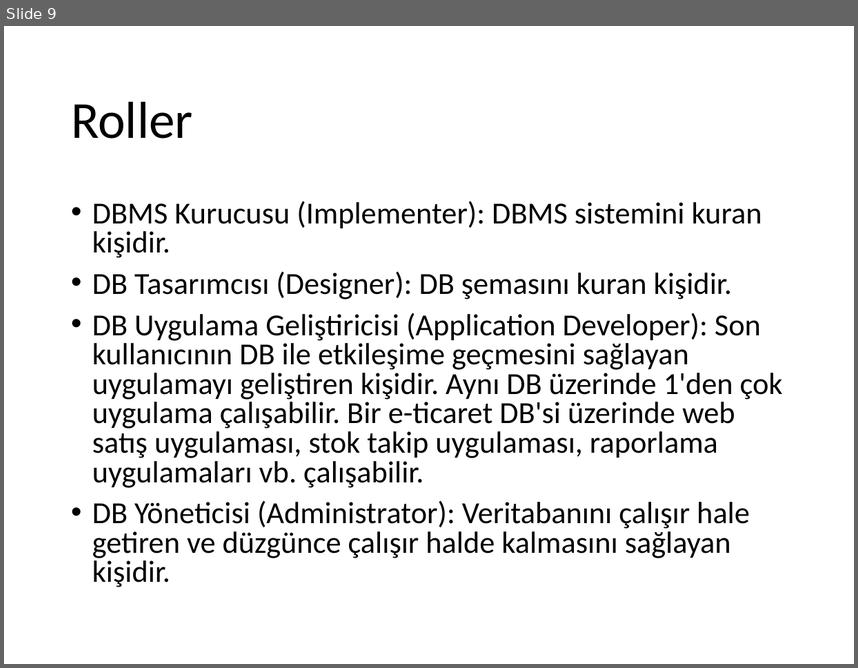
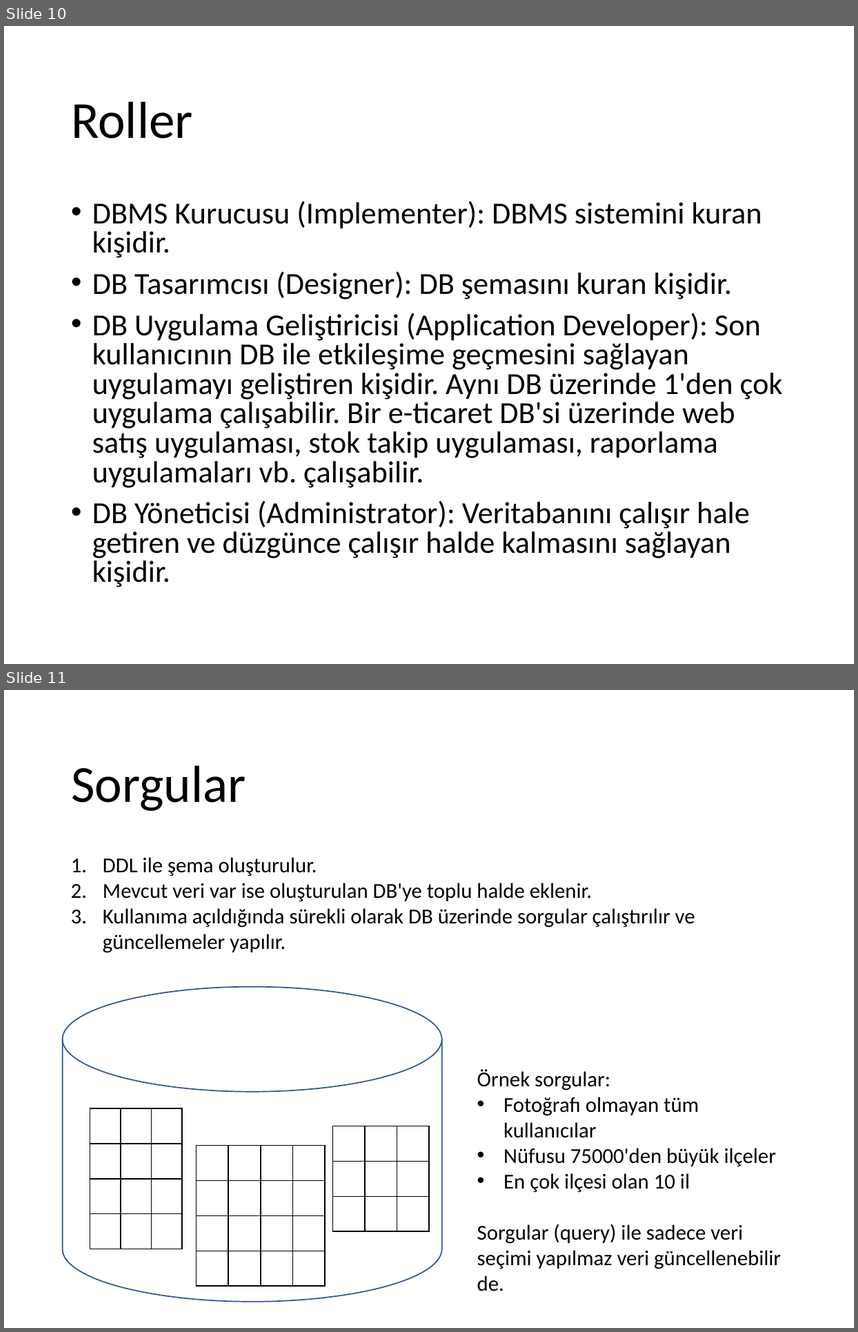
Before and after one commit to ihpar/dbms, a slide deck: Slides/Ders 0.pptx. Shown one above the other, each under a label of ours: slide 9 before the commit, slides 10 and 11 after it. The pictures are 858x668 and 858x1332 pixels, drawn with LibreOffice and Linux fonts; fonts in the diff are those of the drawing. Boxes give left, top, right and bottom in pixels: in the first picture for what was removed or moved away, otherwise in the second. Text is boxed around its words. In the diff, an @@ line names an element or a change of style, - is before the commit and + after.

```diff
--- a/Slides/Ders 0.pptx
+++ b/Slides/Ders 0.pptx
@@ slide 11 added at (4,690,854,1328), background #FFFFFF @@
@@ title added at (71,765,246,811), 44 pt, text #000000 @@
+Sorgular
@@ text added at (103,857,695,953), 18 pt, text #000000 @@
+1. DDL ile şema oluşturulur.
+2. Mevcut veri var ise oluşturulan DB'ye toplu halde eklenir.
+3. Kullanıma açıldığında sürekli olarak DB üzerinde sorgular çalıştırılır ve güncellemeler yapılır.
@@ cylinder added at (63,987,441,1301), outline #325491 1 pt @@
@@ text added at (477,1069,781,1291), 18 pt, text #000000 @@
+Örnek sorgular:
+• Fotoğrafı olmayan tüm kullanıcılar
+• Nüfusu 75000'den büyük ilçeler
+• En çok ilçesi olan 10 il
+Sorgular (query) ile sadece veri seçimi yapılmaz veri güncellenebilir de.
@@ table added at (90,1108,181,1248), 4 rows, 3 columns @@
+ |  | 
+ |  | 
+ |  | 
+ |  | 
@@ table added at (333,1126,430,1232), 3 rows, 3 columns @@
+ |  | 
+ |  | 
+ |  | 
@@ table added at (196,1145,326,1286), 4 rows, 4 columns @@
+ |  |  | 
+ |  |  | 
+ |  |  | 
+ |  |  | 
@@ what was slide 9 is now slide 10 @@
```
Also in this commit, not shown: 1 slide changed, 4 other slides added.
